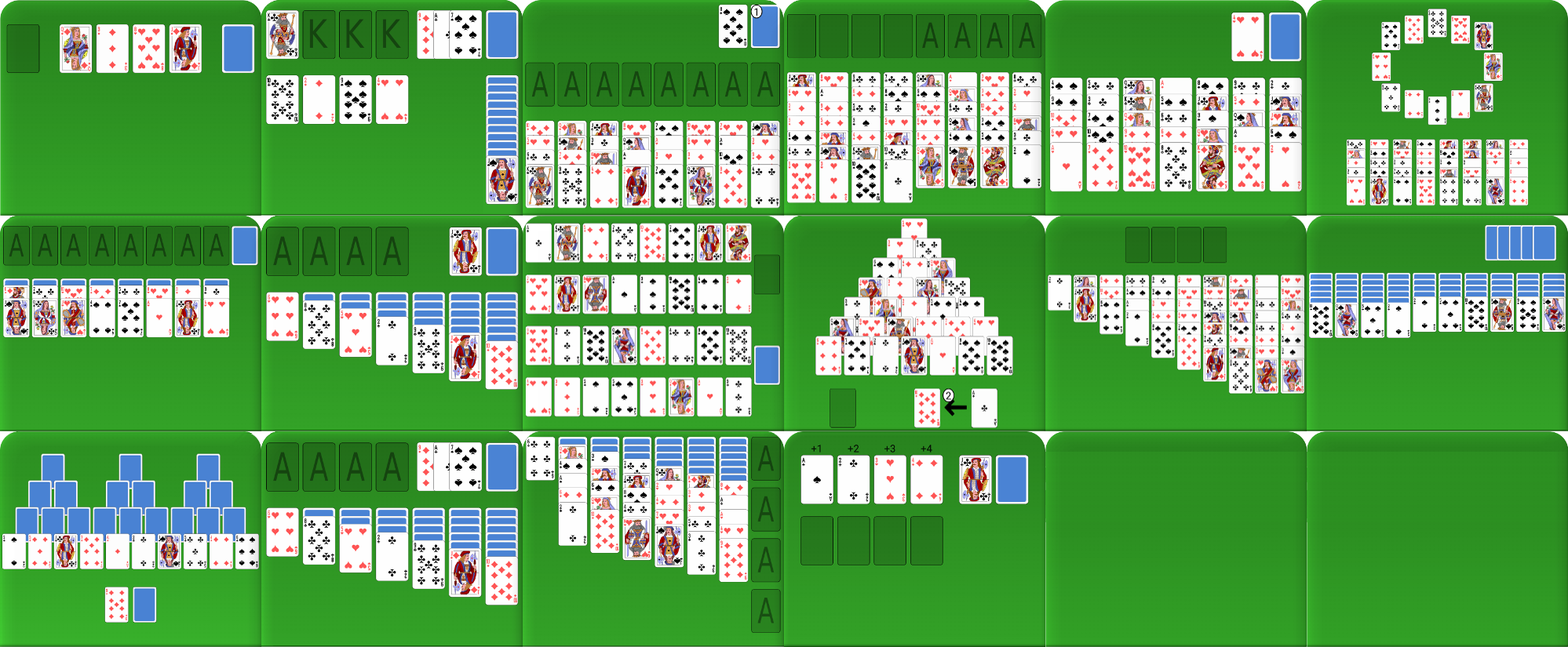
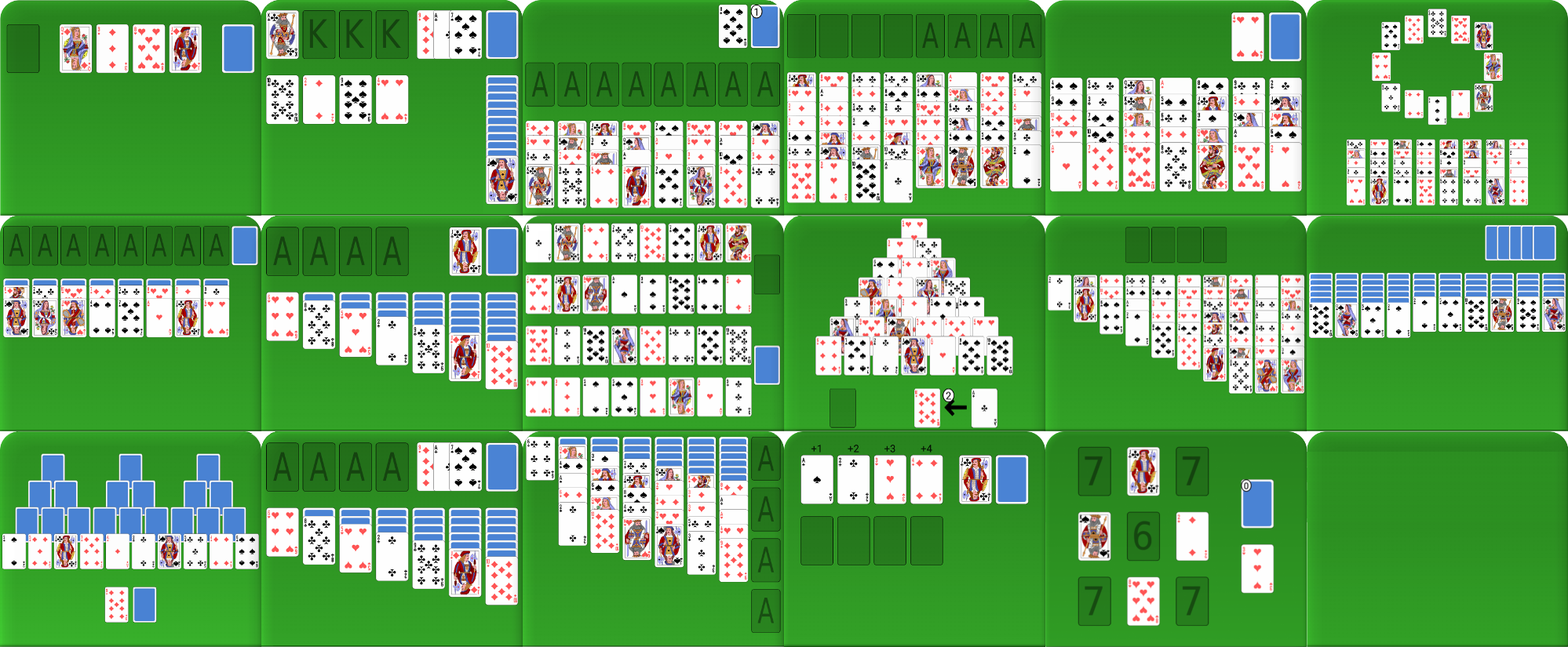
Before/after of a (1568, 647) layered artwork. What changed in the layer stack:
painted on "backgrounds_menu.png" over [1045, 431, 1307, 647]
